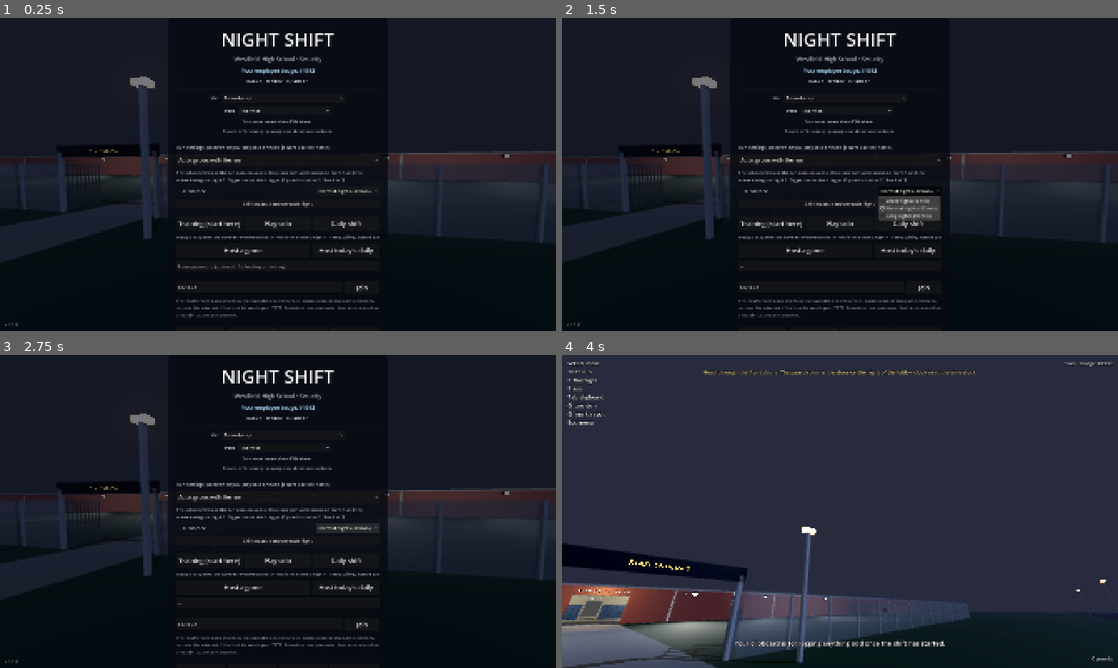
Above: before the commit, frames 1-4 (two rows, left to right).
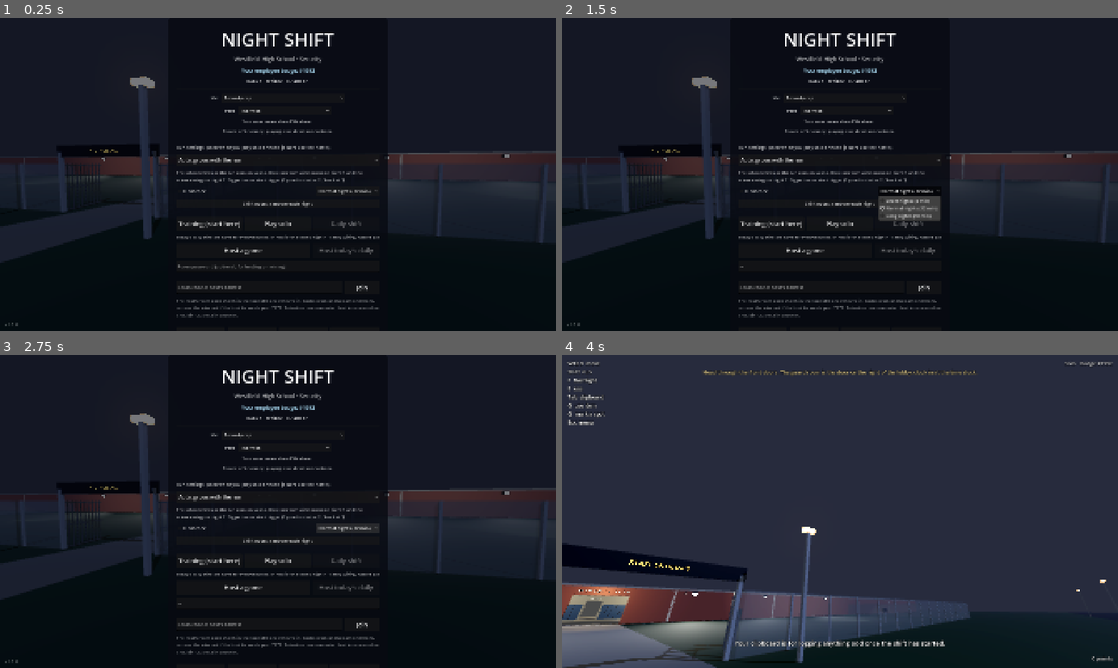
Above: after the commit, the same moments.

Repository: Travis700/Game
Game: Godot game, scene res://scenes/main.tscn
Same seed, same stepped clock (60 frames per second), same inputs: the game is played once before the commit and once after it.
Inputs (mouse positions are in pixels of both pictures, inside the frame that each line leads up to):
- Up to frame 1 (0.25 s): no input
- Up to frame 2 (1.5 s): click (840, 265) at 0.52 s; type "12" at 0.6 s; click "Normal nights (12 min)" at 1.25 s
- Up to frame 3 (2.75 s): click "Normal nights (12 min)" at 2 s
- Up to frame 4 (4 s): click "Training (start here)" at 2.75 s; tap Enter at 3.5 s; move the mouse to (867, 511) at 3.52 s; hold W (move_forward) from 3.53 s (still down); hold Tab (clipboard) from 3.53 s (still down); click (867, 511) at 3.67 s; tap R (compare) at 3.8 s

The runs differ from the first frame. In frame 1, 0.2% of the frame differs, in the area x 32-68%, y 64-87%; in frame 2, 0.2%; in frame 3, 0.2%; in frame 4, nothing differs.

Commit message:
Onboarding: training teaches compare and leads into night 1, marking tip for teams, tips stop after two runs, daily locked until trained, how-to-play teases later topics, report shows guide/stamp progress
Co-Authored-By: Claude Opus 5.5 <noreply@anthropic.com>
Claude-Session: https://claude.ai/code/session_015YKvNgaJwTwAVL8wj2PRTQ

Diff:
--- a/scripts/how_to_play.gd
+++ b/scripts/how_to_play.gd
@@ -31,6 +31,13 @@
 	["Difficulty", "Difficulty sets how much of the school is open. 1 is the main building. 2 adds the classroom wing, 3 t …(191 unchanged characters)…
 	["Controls", "WASD move · Shift run (it tires you out) · Mouse look · F flashlight · E use (hold it on punch stations  …(561 unchanged characters)…
 ]
+
+## Topics about things that start later in a run: shown as "from night N" until this player has
+## got that far (their furthest night), so the guide teases what's coming instead of front-loading it.
+const FROM_NIGHT := {
+	"The work target": 2, "Power cuts": 2, "Bonus objectives": 2, "The phone": 3, "Shift notes": 3,
+	"Moods": 5, "Lockdown": 6, "The last bell": 9, "Overtime": 9, "Grades": 9,
+}
 
 signal closed
 
@@ -89,6 +96,9 @@
 	for index in PAGES.size():
 		var topic := Button.new()
 		topic.text = PAGES[index][0]
+		if int(FROM_NIGHT.get(PAGES[index][0], 0)) > Career.best_night() + 1:
+			topic.text += "  (night %d)" % FROM_NIGHT[PAGES[index][0]]
+			topic.modulate.a = 0.5
 		topic.alignment = HORIZONTAL_ALIGNMENT_LEFT
 		topic.custom_minimum_size = Vector2(230, 34)
 		topic.pressed.connect(_show_page.bind(index))
@@ -113,6 +123,10 @@
 
 func _show_page(index: int) -> void:
 	_heading.text = PAGES[index][0]
+	var from: int = FROM_NIGHT.get(PAGES[index][0], 0)
+	if from > Career.best_night() + 1:
+		_body.text = "Something for later: this starts on night %d. Get that far and it'll be explained here." % from
+		return
 	_body.text = Controls.fill(PAGES[index][1]) if PAGES[index][0] != "Controls" else _controls_text()
 	for i in _topics.size():
 		_topics[i].modulate = Color(1.0, 0.9, 0.6) if i == index else Color(1, 1, 1, 0.8)
--- a/scripts/main.gd
+++ b/scripts/main.gd
@@ -42,6 +42,8 @@
 
 ## Shown on the menu after returning to it, e.g. "The host ended the session."
 static var _menu_message := ""
+## Set when training ends with "Start night 1": the menu comes back and goes straight into a solo night.
+static var _play_after_reload := false
 
 ## Host: the password joiners must give ("" for none). Joiner: the password to send.
 var _password := ""
@@ -445,7 +447,9 @@
 		_team_daily = true
 		_host())
 	menu.training_requested.connect(_play_training)
-	night.daily_finished.connect(func() -> void: _back_to_menu(""))
+	night.daily_finished.connect(func() -> void:
+		_play_after_reload = night.training != null
+		_back_to_menu(""))
 	SteamService.lobby_ready.connect(_on_steam_lobby_ready)
 	SteamService.lobby_failed.connect(_on_steam_lobby_failed)
 	SteamService.invite_accepted.connect(_on_steam_invite)
@@ -455,6 +459,9 @@
 		_on_steam_invite.call_deferred(SteamService.pending_lobby)
 	menu.show_status(_menu_message)
 	_menu_message = ""
+	if _play_after_reload:
+		_play_after_reload = false
+		_play_solo.call_deferred()
 
 	multiplayer.peer_connected.connect(_on_peer_connected)
 	multiplayer.peer_disconnected.connect(_on_peer_disconnected)
@@ -1289,9 +1296,19 @@
 		"Tip: tonight's round is under the clock. Find the amber lamps and hold %s to punch them. Each punch rings out, and monsters hear it." % use,
 		"Tip: at 6 AM, clock out at the time clock or you don't get paid.",
 	]
-	# Someone who did the training knows the desks, the clipboard and the round already.
+	# Someone who did the training knows the desks, the clipboard and the round already, and
+	# after a couple of runs nobody needs telling.
 	if Profile.training_done:
 		tips = [tips[2], tips[4]]
+	if Profile.tips_shown >= 2:
+		tips.clear()
+	# With a team, the most useful thing to know: call things out.
+	if not hud.solo and Profile.tips_shown < 4:
+		tips.push_front("Tip: spotted something? Look at it and press %s: your team sees a marker. If one of them logs it within a minute, you get +%d too." % [Controls.key_name("ping"), Night.SPOTTER_POINTS])
+	if tips.is_empty():
+		return
+	Profile.tips_shown += 1
+	Profile.save_settings()
 	for i in tips.size():
 		get_tree().create_timer(10.0 + i * 16.0).timeout.connect(func() -> void:
 			if shift.state == Shift.State.ON_SHIFT and night.number == 1:
--- a/scripts/menu.gd
+++ b/scripts/menu.gd
@@ -152,6 +152,10 @@
 	solo.size_flags_horizontal = Control.SIZE_EXPAND_FILL
 	play_row.add_child(solo)
 	var daily := _button("Daily shift", func() -> void: daily_requested.emit())
+	# The daily is a later night (4-8): no tips, so it waits until the training's done.
+	if not Profile.training_done:
+		daily.disabled = true
+		daily.tooltip_text = "Finish the training to unlock the daily shift."
 	daily.size_flags_horizontal = Control.SIZE_EXPAND_FILL
 	play_row.add_child(daily)
 	var training := _button("Training" if Profile.training_done else "Training (start here)", func() -> void: training_requested.emit())
@@ -183,6 +187,9 @@
 	host.size_flags_stretch_ratio = 2.0
 	host_row.add_child(host)
 	var team_daily := _button("Host today's daily", func() -> void: team_daily_requested.emit())
+	if not Profile.training_done:
+		team_daily.disabled = true
+		team_daily.tooltip_text = "Finish the training to unlock the daily shift."
 	team_daily.size_flags_horizontal = Control.SIZE_EXPAND_FILL
 	team_daily.tooltip_text = "Today's daily shift for a team: friends join as usual, and the team's score goes on its own board."
 	host_row.add_child(team_daily)
@@ -198,7 +205,8 @@
 	var join_row := HBoxContainer.new()
 	join_row.add_theme_constant_override("separation", 8)
 	_address = LineEdit.new()
-	_address.text = "127.0.0.1"
+	_address.text = ""
+	_address.placeholder_text = "Room code (or address)"
 	_address.placeholder_text = "Room code or host's address"
 	_address.size_flags_horizontal = Control.SIZE_EXPAND_FILL
 	_address.custom_minimum_size = Vector2(0, 44)
--- a/scripts/profile.gd
+++ b/scripts/profile.gd
@@ -32,6 +32,8 @@
 var captions := true
 ## True once this player has finished the training shift.
 var training_done := false
+## How many times this player has had the night-1 tips (they stop after a couple of runs).
+var tips_shown := 0
 ## The hat your guard wears (see Hats).
 var hat := "cap"
 ## The perk your guard brings to work (see Perks).
@@ -66,6 +68,7 @@
 		perk = config.get_value("look", "perk", "thermos")
 		custom_notes = config.get_value("settings", "custom_notes", [])
 		training_done = config.get_value("career", "training_done", false)
+		tips_shown = config.get_value("career", "tips_shown", 0)
 		captions = config.get_value("settings", "captions", true)
 		night_length = config.get_value("settings", "night_length", 1)
 	apply_volume()
@@ -103,6 +106,7 @@
 	config.set_value("look", "perk", perk)
 	config.set_value("settings", "custom_notes", custom_notes)
 	config.set_value("career", "training_done", training_done)
+	config.set_value("career", "tips_shown", tips_shown)
 	config.set_value("settings", "captions", captions)
 	config.set_value("settings", "night_length", night_length)
 	_save(config)
--- a/scripts/report.gd
+++ b/scripts/report.gd
@@ -122,10 +122,13 @@
 		_table.add_child(_cell("+%d" % row.get("xp", 0), 22))
 	_show_incidents()
 	_summary.text = summary
+	if outcome != "training":
+		_summary.text += "\nYour field guide: %d of %d monsters   ·   case file stamps: %d of %d" % [FieldGuide.discovered().size(),
+				FieldGuide.ENTRIES.size(), Career.stamp_count(), Career.MONSTER_KINDS.size() * Career.STAMPS.size()]
 	if promotion != "":
 		_summary.text += "\n\n★ " + promotion + " ★"
 		promotion = ""
-	_next_button.text = "Back to night %d" % outcome.get_slice(":", 1).to_int() if ":" in outcome else {"caught": "Start over from night 1", "won": "Start a new run", "daily": "Back to the menu", "training": "Back to the menu"}.get(outcome, "Start night %d" % (night + 1))
+	_next_button.text = "Back to night %d" % outcome.get_slice(":", 1).to_int() if ":" in outcome else {"caught": "Start over from night 1", "won": "Start a new run", "daily": "Back to the menu", "training": "Start night 1"}.get(outcome, "Start night %d" % (night + 1))
 	_next_button.visible = is_host
 	_overtime_button.visible = is_host and outcome == "won"
 	_overtime_button.text = "Keep going: Overtime (night %d)" % (night + 1)
--- a/scripts/training.gd
+++ b/scripts/training.gd
@@ -12,13 +12,14 @@
 const HIDE_SECONDS := 8.0
 
 const STEPS := [
-	"Training 1/7: sit at a desk in the guard room ({use} on a chair) to watch the cameras. {left} / {right} changes a monitor's camera.",
-	"Training 2/7: something in the Lobby has moved: the bench. Press {clip}, pick Lobby and Moved object, and log it.",
-	"Training 3/7: every night has a round. Go and punch the station in the Main Hall East (amber lamp): hold {use} on it.",
-	"Training 4/7: the power's out. Reset the breaker in the custodian's closet, across the hall from the lobby: hold {use} on it.",
-	"Training 5/7: something's coming down the hall. Hide in a cupboard: there's one at each end of the main hallway ({use}).",
-	"Training 6/7: stay hidden until it's gone past... (Hiding wears on your nerve, bottom left; the lit guard room brings it back.)",
-	"Training 7/7: that was the Hall Monitor, a monster. Log it: {clip}, pick the area it's in (Main Hall West or East: watch the cameras or peek out), and Monster.",
+	"Training 1/8: sit at a desk in the guard room ({use} on a chair) to watch the cameras. {left} / {right} changes a monitor's camera.",
+	"Training 2/8: something in the Lobby looks different. Put the Lobby camera full screen ({zoom}), then press {compare} to see the photo taken at midnight. What's changed?",
+	"Training 3/8: the bench has moved. Press {clip}, pick Lobby and Moved object, and log it.",
+	"Training 4/8: every night has a round. Go and punch the station in the Main Hall East (amber lamp): hold {use} on it.",
+	"Training 5/8: the power's out. Reset the breaker in the custodian's closet, across the hall from the lobby: hold {use} on it.",
+	"Training 6/8: something's coming down the hall. Hide in a cupboard: there's one at each end of the main hallway ({use}).",
+	"Training 7/8: stay hidden until it's gone past... (Hiding wears on your nerve, bottom left; the lit guard room brings it back.)",
+	"Training 8/8: that was the Hall Monitor, a monster. Log it: {clip}, pick the area it's in (Main Hall West or East: watch the cameras or peek out), and Monster.",
 ]
 
 var night: Night
@@ -36,6 +37,8 @@
 	night.seconds_per_minute = 100000.0
 	night.director.tonight.clear()
 	night.rounds._set_state.rpc(PackedInt32Array(), PackedInt32Array(), false)
+	# Tonight's photos, once the lights are down and before anything's changed, for "compare".
+	get_tree().create_timer(3.0).timeout.connect(func() -> void: night.cameras.capture_references(night.time_text()))
 	_go(0)
 
 
@@ -49,22 +52,25 @@
 			if guard.seated_desk >= 0:
 				_go(1)
 		1:
-			if int(night._stats.get(1, {}).get("correct", 0)) >= 1:
+			if night.guard_room._comparing or int(night._stats.get(1, {}).get("correct", 0)) >= 1:
 				_go(2)
 		2:
-			if night.rounds.is_complete():
+			if int(night._stats.get(1, {}).get("correct", 0)) >= 1:
 				_go(3)
 		3:
-			if night.power.on:
+			if night.rounds.is_complete():
 				_go(4)
 		4:
-			if guard.hiding:
+			if night.power.on:
 				_go(5)
 		5:
+			if guard.hiding:
+				_go(6)
+		6:
 			_hidden_for += delta
 			if _hidden_for >= HIDE_SECONDS:
-				_go(6)
-		6:
+				_go(7)
+		7:
 			if night.director._logged_tonight.has("HallMonitor"):
 				_finish()
 
@@ -76,15 +82,16 @@
 	var key := func(action: String, fallback: String) -> String:
 		return controls.key_name(action) if controls else fallback
 	objective = (STEPS[step] as String).format({"use": key.call("interact", "E"), "clip": key.call("clipboard", "Tab"),
-			"left": key.call("move_left", "A"), "right": key.call("move_right", "D")})
+			"left": key.call("move_left", "A"), "right": key.call("move_right", "D"),
+			"zoom": key.call("zoom", "Space"), "compare": key.call("compare", "R")})
 	match step:
 		1:
 			night.anomalies.start(ANOMALY, night.minutes)
-		2:
+		3:
 			night.rounds._set_state.rpc(PackedInt32Array([STATION]), PackedInt32Array(), true)
-		3:
+		4:
 			night.power.cut()
-		4:
+		5:
 			# At the far end of the hall from the guard, and only for show: it can't hurt anyone.
 			var x := 36.0 if guard == null or guard.global_position.x < 0.0 else -36.0
 			night.director.spawn("hall_monitor", Vector3(x, 0, 7))
@@ -110,4 +117,4 @@
 	night.director.end_night()
 	night.power.end_night()
 	night.hiding.release_all()
-	night._show_report.rpc(0, [], "That's the job. From here on …(189 unchanged characters)… d room is safe until night 7. Good luck.", "training")
+	night._show_report.rpc(0, [], "That's the job. From here on …(189 unchanged characters)… d room is safe until night 7. Good luck.\n\nPlaying with friends? Back on the menu, Host a game and give them your room code.", "training")
Not shown, changed: DESIGN.md
